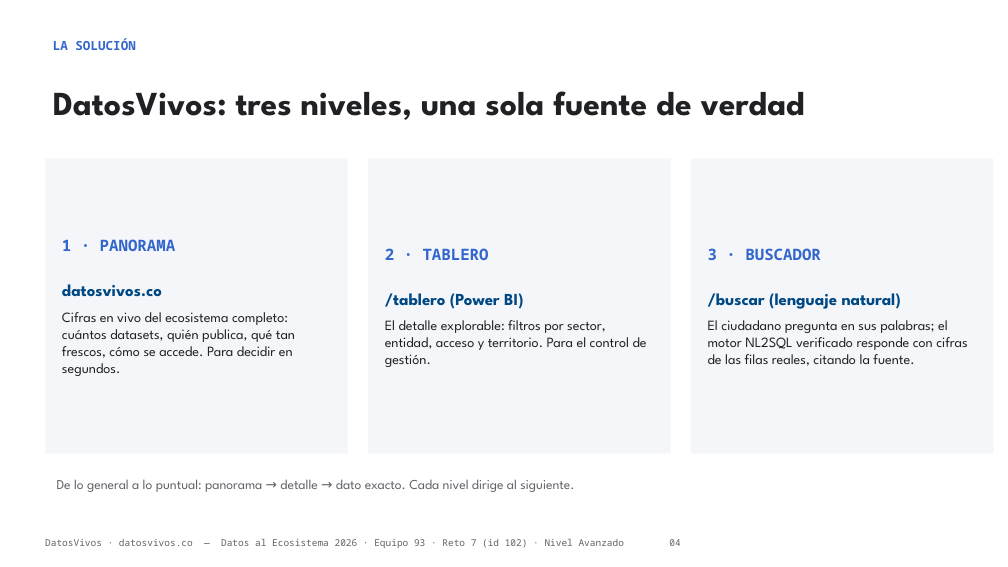
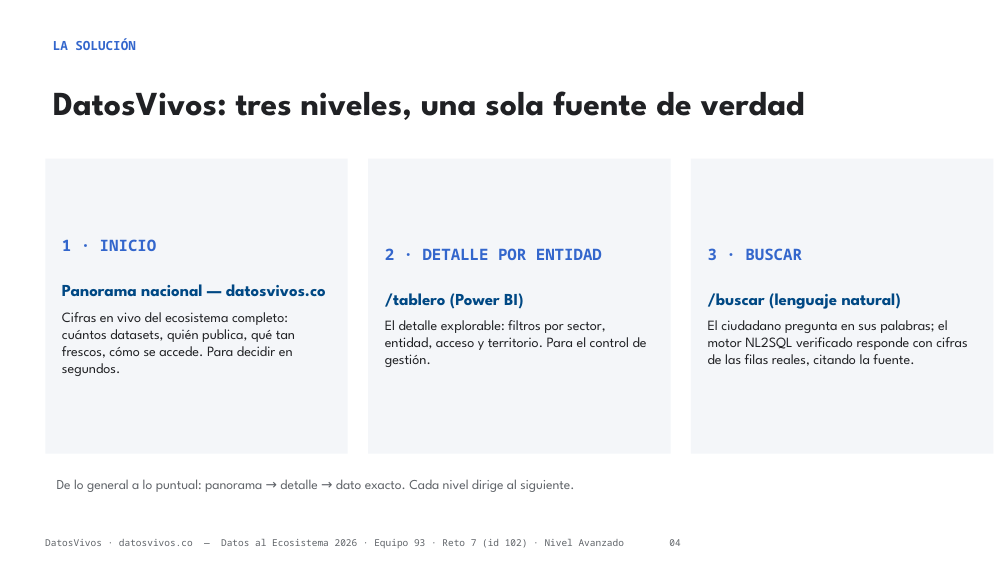
Before and after one commit to jsricop/DatosVivos, a slide deck: slide 4 of recursos/presentacion.pptx. Drawn at 1008x567 pixels with LibreOffice and Linux fonts; fonts in the diff are those of the drawing. Boxes give left, top, right and bottom in pixels: in the first picture for what was removed or moved away, otherwise in the second. Text is boxed around its words. In the diff, an @@ line names an element or a change of style, - is before the commit and + after.

```diff
--- a/recursos/presentacion.pptx
+++ b/recursos/presentacion.pptx
@@ text in rectangle at [62,239,326,297]: text changed @@
-1 · PANORAMA
-datosvivos.co
+1 · INICIO
+Panorama nacional — datosvivos.co
@@ text in rectangle at [385,248,602,260]: text changed @@
-2 · TABLERO
+2 · DETALLE POR ENTIDAD
@@ text in rectangle at [708,248,802,260]: text changed @@
-3 · BUSCADOR
+3 · BUSCAR
```
Also in this commit, not shown: 3 other slides changed, 3 other files.
